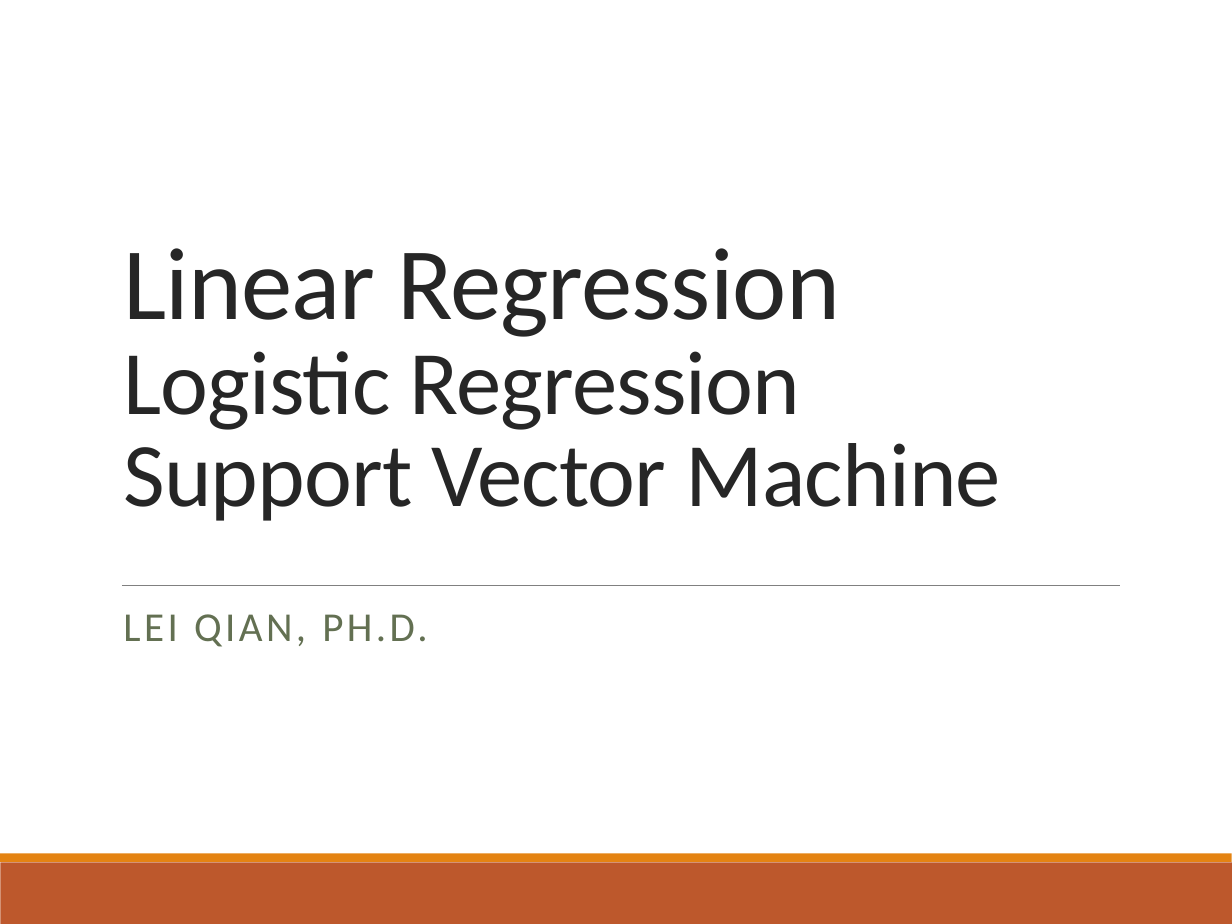
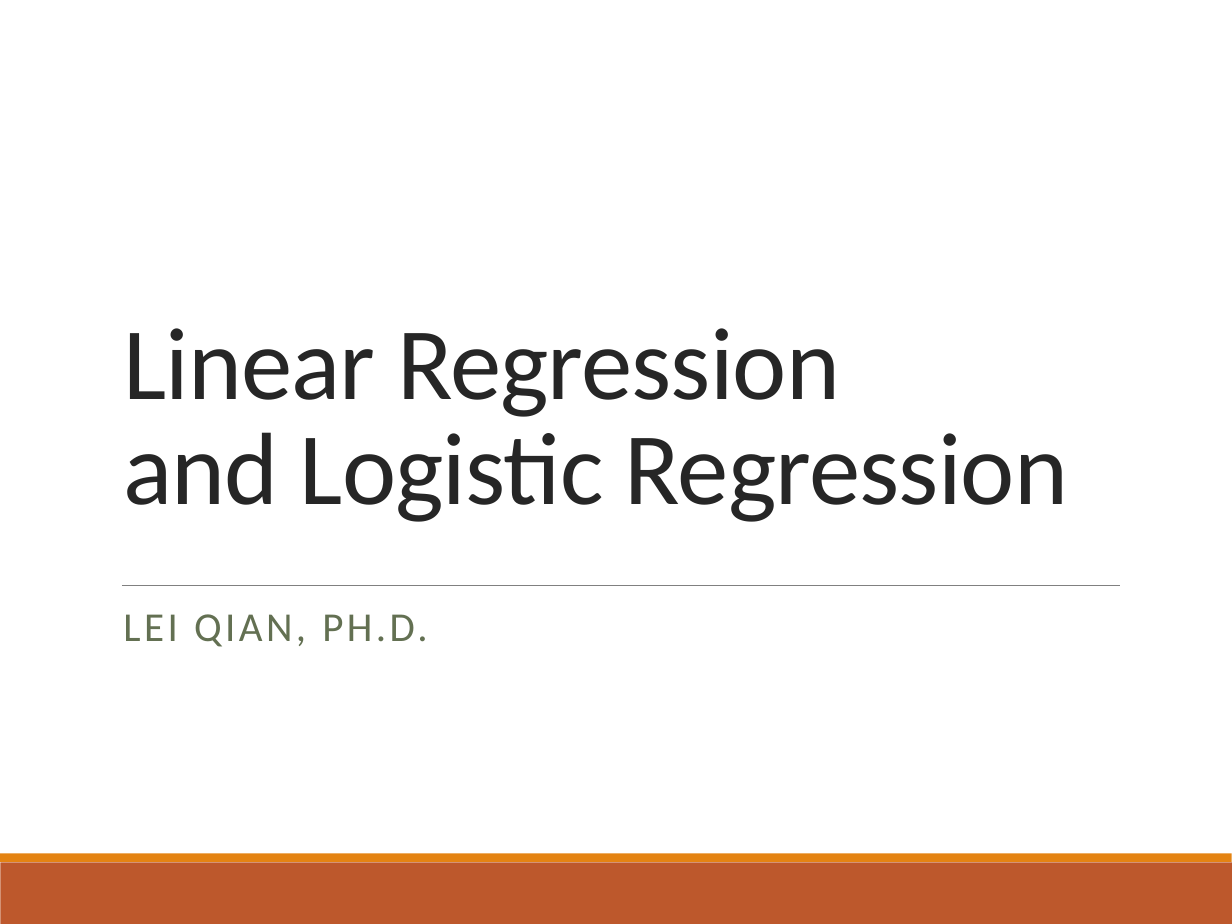
Before and after one commit to lei-qian/NDSAWS24, a slide deck: slide 1 of PPT/2. Linear Reg, Logistic Reg and SVM.pptx. Drawn at 1232x924 pixels with LibreOffice and Linux fonts; fonts in the diff are those of the drawing. Boxes give left, top, right and bottom in pixels: in the first picture for what was removed or moved away, otherwise in the second. Text is boxed around its words. In the diff, an @@ line names an element or a change of style, - is before the commit and + after.

Commit message:
Update PPTs

```diff
--- a/PPT/2. Linear Reg, Logistic Reg and SVM.pptx
+++ b/PPT/2. Linear Reg, Logistic Reg and SVM.pptx
@@ title at (123, 328, 1068, 522): text changed; size 53 to 60 pt @@
-Linear Regression
-Logistic Regression
-Support Vector Machine
+Linear Regression
+and Logistic Regression
```
Also in this commit, not shown: 4 slides added, 2 other files.
